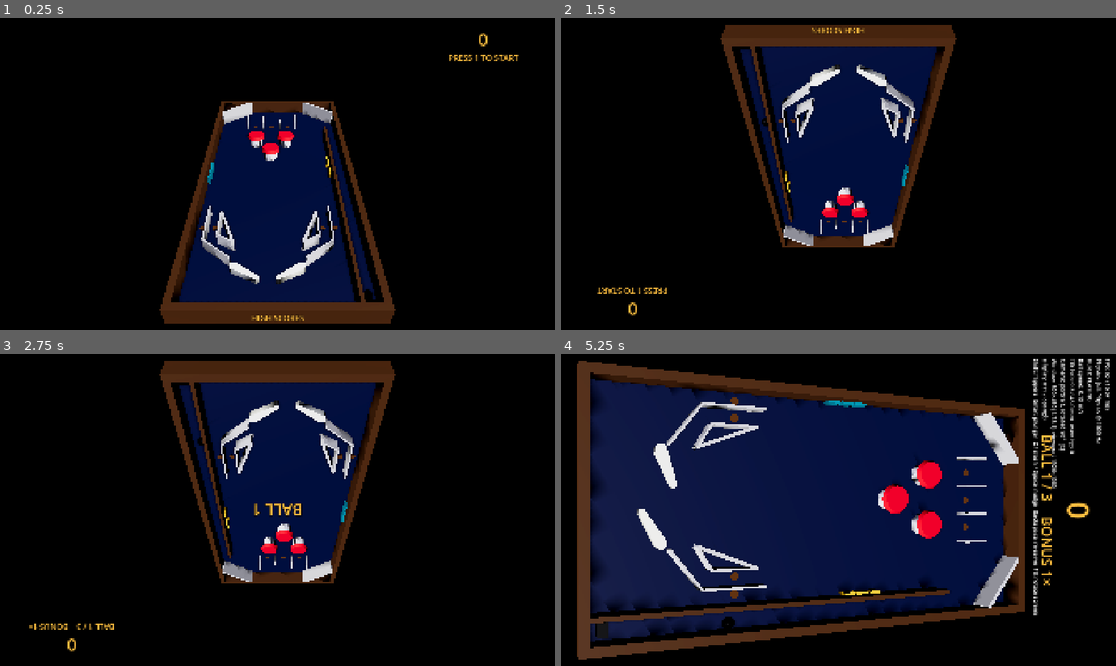
Above: before the commit, frames 1-4 (two rows, left to right).
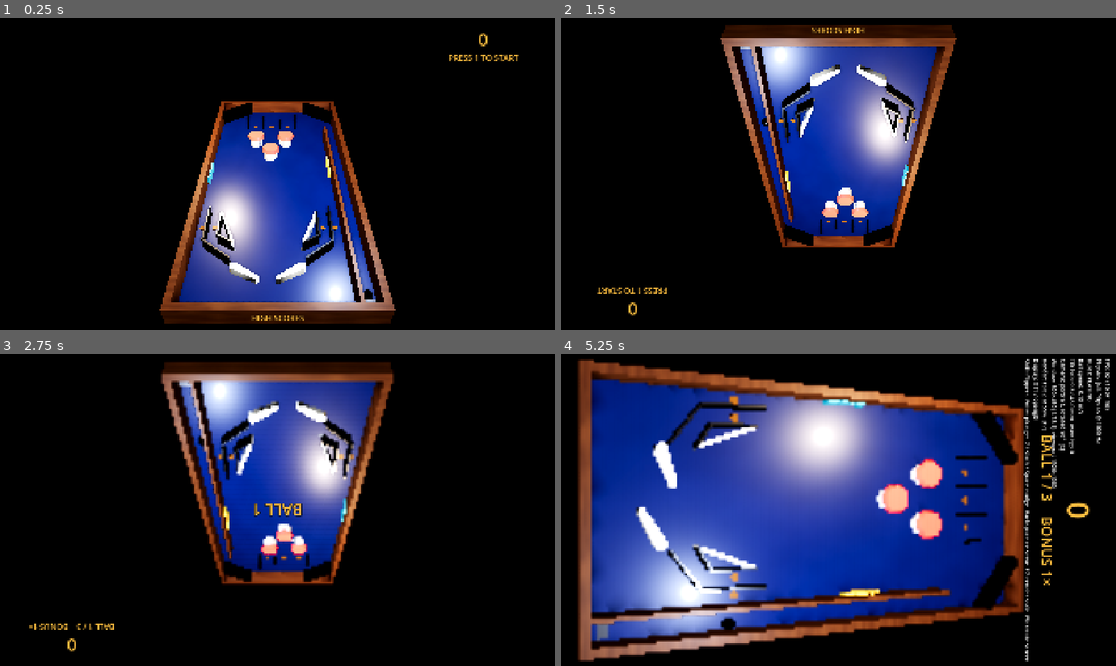
Above: after the commit, the same moments.

Repository: brnl-claude/pinball
Game: Godot game, scene res://main.tscn
The game is run twice, just before and just after one commit, with the same random seed, the same clock (stepped at 60 frames per second) and the same inputs.
Inputs (mouse positions are in pixels of both pictures, inside the frame that each line leads up to):
- Up to frame 1 (0.25 s): no input
- Up to frame 2 (1.5 s): tap Enter (plunger) at 0.5, 0.6 s; move the mouse to (960, 158) at 0.52 s; hold / (nudge_right) 0.53-1.28 s; hold F8 (rotate_screen) 0.53-1.28 s; click (960, 158) at 0.67 s; move the mouse to (727, 189) at 1.27 s; hold Shift (flipper_left) from 1.28 s (still down); tap F8 (rotate_screen) at 1.35 s
- Up to frame 3 (2.75 s): tap F7 (render_scale_next, bound only after the commit) at 1.55 s; tap 1 (start_game) at 2 s; move the mouse to (333, 441) at 2.02 s; release Shift (flipper_left) at 2.03 s; hold / (nudge_right) from 2.03 s (still down); hold F7 (render_scale_next, bound only after the commit) from 2.03 s (still down); tap Enter (plunger) at 2.3 s
- Up to frame 4 (5.25 s): move the mouse to (810, 572) at 2.77 s; release / (nudge_right) at 2.78 s; release F7 (render_scale_next, bound only after the commit) at 2.78 s; hold Space (nudge_up) 2.78-3.53 s; tap C (camera_next) at 2.85 s; click (810, 572) at 2.92 s; tap F8 (rotate_screen) at 3.05, 4.35 s; move the mouse to (1005, 556) at 3.52 s; hold F7 (render_scale_next, bound only after the commit) 3.53-4.28 s; hold Shift (flipper_left) from 3.53 s (still down); tap Enter (plunger) at 3.6, 4.55 s; tap F3 (toggle_debug) at 4.15 s; move the mouse to (672, 463) at 4.27 s; move the mouse to (866, 510) at 5.02 s; hold F8 (rotate_screen) from 5.03 s (still down); tap 1 (start_game) at 5.1 s; click (866, 510) at 5.17 s

The runs differ from the first frame. In frame 1, 21% of the frame differs, in the area x 28-72%, y 26-98%; in frame 2, 21%; in frame 3, 21%; in frame 4, 64%, in the area x 2-88%, y 1-99%.

Commit message:
Phase 5d: graphics pass
- TableMaterials builds PBR finishes in code: clear-coated playfield,
  wood-grain cabinet walls, polished steel guides, matte rubbers and glossy
  plastic. Walls take a finish; the table scene sets one per part.
- Chrome ball (metallic, roughness 0.04, more segments) with a
  box-projected reflection probe over the table.
- Lit and flashing lamps go above the glow's HDR threshold so inserts bloom.
- Warm and cool fill lights, SSIL and a touch of bloom.
- F7 render scale: native or AMD FSR 2 at 77/67/59/50%, saved with the
  other display settings and shown in the debug overlay.

Co-Authored-By: Claude Opus 5.5 <noreply@anthropic.com>
Claude-Session: https://claude.ai/code/session_017ht4tVgg5fmbzWLLk4UKiL

Diff:
--- a/core/display_settings.gd
+++ b/core/display_settings.gd
@@ -4,29 +4,70 @@
 ## knowing. The content is rotated clockwise by `screen_rotation` degrees:
 ## use 90 when the monitor's top edge points left, 270 when it points right.
 ## F8 cycles through 0, 90, 180 and 270.
+##
+## Render scale: the 3D view can render at a lower resolution and be
+## upscaled with AMD FSR 2, which keeps 120 fps reachable at 7680×2160.
+## F7 cycles through the steps in RENDER_SCALES; 100% renders natively.
 
 signal changed
 
 const PATH := "user://settings.cfg"
+## Native, then FSR 2 "ultra quality", "quality", "balanced", "performance".
+const RENDER_SCALES := [1.0, 0.77, 0.67, 0.59, 0.5]
 
 var screen_rotation := 0
+var render_scale := 1.0
 
 
 func _ready() -> void:
 	var config := ConfigFile.new()
 	if config.load(PATH) == OK:
 		screen_rotation = ScreenRotation.normalize(int(config.get_value("display", "screen_rotation", 0)))
+		render_scale = clampf(float(config.get_value("display", "render_scale", 1.0)), 0.25, 1.0)
+	apply_render_scale()
 
 
 func _unhandled_input(event: InputEvent) -> void:
 	if event.is_action_pressed("rotate_screen"):
 		set_screen_rotation(screen_rotation + 90)
+	elif event.is_action_pressed("render_scale_next"):
+		var index := RENDER_SCALES.find(render_scale)
+		set_render_scale(RENDER_SCALES[(index + 1) % RENDER_SCALES.size()])
 
 
 func set_screen_rotation(degrees: int) -> void:
 	screen_rotation = ScreenRotation.normalize(degrees)
 	changed.emit()
+	_save()
+
+
+func set_render_scale(value: float) -> void:
+	render_scale = clampf(value, 0.25, 1.0)
+	apply_render_scale()
+	changed.emit()
+	_save()
+
+
+## Native rendering at 100%, FSR 2 upscaling below it.
+func apply_render_scale() -> void:
+	var viewport := get_viewport()
+	if viewport == null:
+		return
+	if render_scale >= 1.0:
+		viewport.scaling_3d_mode = Viewport.SCALING_3D_MODE_BILINEAR
+		viewport.scaling_3d_scale = 1.0
+	else:
+		viewport.scaling_3d_mode = Viewport.SCALING_3D_MODE_FSR2
+		viewport.scaling_3d_scale = render_scale
+
+
+func render_scale_name() -> String:
+	return "native" if render_scale >= 1.0 else "FSR 2 at %d%%" % roundi(render_scale * 100.0)
+
+
+func _save() -> void:
 	var config := ConfigFile.new()
 	config.load(PATH)
 	config.set_value("display", "screen_rotation", screen_rotation)
+	config.set_value("display", "render_scale", render_scale)
 	config.save(PATH)
--- a/core/input_actions.gd
+++ b/core/input_actions.gd
@@ -33,6 +33,7 @@
 	"camera_next": [{"key": KEY_C}],
 	"toggle_debug": [{"key": KEY_F3}],
 	"rotate_screen": [{"key": KEY_F8}],
+	"render_scale_next": [{"key": KEY_F7}],
 }
 
 
--- a/main.tscn
+++ b/main.tscn
@@ -20,7 +20,9 @@
 sky = SubResource("Sky_1")
 tonemap_mode = 3
 glow_enabled = true
+glow_bloom = 0.04
 ssao_enabled = true
+ssil_enabled = true
 ssr_enabled = true
 
 [node name="Main" type="Node3D"]
@@ -31,6 +33,23 @@
 [node name="Sun" type="DirectionalLight3D" parent="."]
 transform = Transform3D(0.866025, -0.353553, 0.353553, 0, 0.707107, 0.707107, -0.5, -0.612372, 0.612372, 0, 2, 0)
 shadow_enabled = true
+
+[node name="FillLightLeft" type="OmniLight3D" parent="."]
+transform = Transform3D(1, 0, 0, 0, 1, 0, 0, 0, 1, -0.22, 0.35, -0.15)
+light_color = Color(1, 0.88, 0.72, 1)
+light_energy = 0.5
+omni_range = 1.2
+
+[node name="FillLightRight" type="OmniLight3D" parent="."]
+transform = Transform3D(1, 0, 0, 0, 1, 0, 0, 0, 1, 0.22, 0.35, 0.25)
+light_color = Color(0.78, 0.86, 1, 1)
+light_energy = 0.4
+omni_range = 1.2
+
+[node name="ReflectionProbe" type="ReflectionProbe" parent="."]
+transform = Transform3D(1, 0, 0, 0, 1, 0, 0, 0, 1, 0, 0.15, 0)
+size = Vector3(0.8, 0.4, 1.4)
+box_projection = true
 
 [node name="Table" parent="." instance=ExtResource("3_table")]
 
--- a/table_parts/ball.gd
+++ b/table_parts/ball.gd
@@ -104,11 +104,9 @@
 	var mesh := SphereMesh.new()
 	mesh.radius = radius
 	mesh.height = radius * 2.0
-	var chrome := StandardMaterial3D.new()
-	chrome.albedo_color = Color(0.85, 0.85, 0.88)
-	chrome.metallic = 1.0
-	chrome.roughness = 0.08
-	mesh.material = chrome
+	mesh.radial_segments = 48
+	mesh.rings = 24
+	mesh.material = TableMaterials.chrome()
 	_mesh_node.mesh = mesh
 
 
--- a/table_parts/lamp_fx.gd
+++ b/table_parts/lamp_fx.gd
@@ -1,8 +1,9 @@
 class_name LampFx
 ## Helpers for lighting up part materials (inserts, caps, rubbers).
 
-const LIT_ENERGY := 1.6
-const FLASH_ENERGY := 4.0
+## Emission above 1.0 passes the glow's HDR threshold, so lit inserts bloom.
+const LIT_ENERGY := 2.5
+const FLASH_ENERGY := 6.0
 
 
 ## Makes a material glow briefly, then fade back to its lit/unlit level.
--- a/table_parts/pop_bumper.gd
+++ b/table_parts/pop_bumper.gd
@@ -74,8 +74,7 @@
 	body.top_radius = radius
 	body.bottom_radius = radius
 	body.height = 0.04
-	var body_material := StandardMaterial3D.new()
-	body_material.albedo_color = Color(0.92, 0.92, 0.95)
+	var body_material := TableMaterials.make(TableMaterials.Finish.PLASTIC, Color(0.92, 0.92, 0.95))
 	body.material = body_material
 	_body_mesh.mesh = body
 	_body_mesh.position.y = 0.02
@@ -84,9 +83,7 @@
 	cap.top_radius = cap_radius * 0.85
 	cap.bottom_radius = cap_radius
 	cap.height = 0.012
-	_cap_material = StandardMaterial3D.new()
-	_cap_material.albedo_color = cap_color
-	_cap_material.roughness = 0.3
+	_cap_material = TableMaterials.make(TableMaterials.Finish.PLASTIC, cap_color)
 	cap.material = _cap_material
 	_cap_mesh.mesh = cap
 	_cap_mesh.position.y = 0.046
--- a/table_parts/rollover.gd
+++ b/table_parts/rollover.gd
@@ -50,8 +50,7 @@
 	mesh.top_radius = 0.009
 	mesh.bottom_radius = 0.009
 	mesh.height = 0.001
-	_insert_material = StandardMaterial3D.new()
-	_insert_material.albedo_color = lamp_color.darkened(0.6)
+	_insert_material = TableMaterials.make(TableMaterials.Finish.PLASTIC, lamp_color.darkened(0.6))
 	mesh.material = _insert_material
 	insert.mesh = mesh
 	insert.position.y = 0.0006
--- /dev/null
+++ b/table_parts/table_materials.gd
@@ -0,0 +1,104 @@
+@tool
+class_name TableMaterials
+## PBR surface finishes for table parts, built in code so the project needs
+## no texture assets yet. Textures are procedural and shared between parts.
+
+enum Finish {
+	## Painted wood or plastic: plain, fairly rough.
+	PAINTED,
+	## Clear-coated playfield: base colour with a glossy lacquer on top.
+	PLAYFIELD,
+	## Wooden cabinet side: wood grain, satin.
+	WOOD,
+	## Polished steel guides and rails.
+	METAL,
+	## Rubber rings and slingshot rubbers: matte.
+	RUBBER,
+	## Translucent plastic (inserts, caps).
+	PLASTIC,
+}
+
+static var _wood_texture: NoiseTexture2D
+static var _playfield_texture: NoiseTexture2D
+
+
+static func make(finish: Finish, color: Color) -> StandardMaterial3D:
+	var material := StandardMaterial3D.new()
+	material.albedo_color = color
+	match finish:
+		Finish.PLAYFIELD:
+			material.albedo_texture = _playfield_noise()
+			material.roughness = 0.35
+			material.clearcoat_enabled = true
+			material.clearcoat = 1.0
+			material.clearcoat_roughness = 0.05
+		Finish.WOOD:
+			material.albedo_texture = _wood_noise()
+			material.roughness = 0.45
+			material.uv1_triplanar = true
+			material.uv1_scale = Vector3(4.0, 4.0, 4.0)
+		Finish.METAL:
+			material.metallic = 1.0
+			material.roughness = 0.22
+			material.metallic_specular = 0.6
+		Finish.RUBBER:
+			material.roughness = 0.85
+			material.metallic_specular = 0.3
+		Finish.PLASTIC:
+			material.roughness = 0.2
+			material.clearcoat_enabled = true
+			material.clearcoat = 0.6
+			material.rim_enabled = true
+			material.rim = 0.25
+		_:
+			material.roughness = 0.55
+	return material
+
+
+## A polished steel ball: fully metallic and nearly smooth, so it mirrors
+## the reflection probe around the table.
+static func chrome() -> StandardMaterial3D:
+	var material := StandardMaterial3D.new()
+	material.albedo_color = Color(0.9, 0.9, 0.92)
+	material.metallic = 1.0
+	material.roughness = 0.04
+	material.metallic_specular = 0.7
+	return material
+
+
+## Subtle mottling so the lacquered playfield does not look like flat paint.
+static func _playfield_noise() -> NoiseTexture2D:
+	if _playfield_texture == null:
+		var noise := FastNoiseLite.new()
+		noise.frequency = 0.02
+		noise.fractal_octaves = 3
+		_playfield_texture = NoiseTexture2D.new()
+		_playfield_texture.noise = noise
+		_playfield_texture.width = 512
+		_playfield_texture.height = 512
+		_playfield_texture.seamless = true
+		_playfield_texture.color_ramp = _ramp(Color(0.86, 0.86, 0.9), Color(1.0, 1.0, 1.0))
+	return _playfield_texture
+
+
+## Long, stretched noise reads as wood grain.
+static func _wood_noise() -> NoiseTexture2D:
+	if _wood_texture == null:
+		var noise := FastNoiseLite.new()
+		noise.noise_type = FastNoiseLite.TYPE_SIMPLEX
+		noise.frequency = 0.01
+		noise.fractal_octaves = 4
+		_wood_texture = NoiseTexture2D.new()
+		_wood_texture.noise = noise
+		_wood_texture.width = 256
+		_wood_texture.height = 1024
+		_wood_texture.seamless = true
+		_wood_texture.color_ramp = _ramp(Color(0.62, 0.5, 0.4), Color(1.0, 0.92, 0.82))
+	return _wood_texture
+
+
+static func _ramp(dark: Color, light: Color) -> Gradient:
+	var gradient := Gradient.new()
+	gradient.set_color(0, dark)
+	gradient.set_color(1, light)
+	return gradient
--- a/table_parts/wall.gd
+++ b/table_parts/wall.gd
@@ -15,6 +15,11 @@
 @export var color := Color(0.55, 0.55, 0.6):
 	set(value):
 		color = value
+		_rebuild()
+## Surface finish of the visible mesh (see TableMaterials).
+@export var finish := TableMaterials.Finish.PAINTED:
+	set(value):
+		finish = value
 		_rebuild()
 @export_range(0.0, 1.0) var friction := 0.3:
 	set(value):
@@ -60,8 +65,6 @@
 	_mesh_node.visible = show_mesh
 	var mesh := BoxMesh.new()
 	mesh.size = size
-	surface_material = StandardMaterial3D.new()
-	surface_material.albedo_color = color
-	surface_material.roughness = 0.6
+	surface_material = TableMaterials.make(finish, color)
 	mesh.material = surface_material
 	_mesh_node.mesh = mesh
--- a/tables/proto_table/proto_table.tscn
+++ b/tables/proto_table/proto_table.tscn
@@ -23,6 +23,7 @@
 script = ExtResource("2_wall")
 size = Vector3(0.51, 0.02, 1.07)
 color = Color(0.08, 0.12, 0.3, 1)
+finish = 1
 bounce = 0.0
 
 [node name="WallLeft" type="StaticBody3D" parent="."]
@@ -30,24 +31,28 @@
 script = ExtResource("2_wall")
 size = Vector3(0.02, 0.06, 1.11)
 color = Color(0.35, 0.22, 0.12, 1)
+finish = 2
 
 [node name="WallRight" type="StaticBody3D" parent="."]
 position = Vector3(0.265, 0.03, 0)
 script = ExtResource("2_wall")
 size = Vector3(0.02, 0.06, 1.11)
 color = Color(0.35, 0.22, 0.12, 1)
+finish = 2
 
 [node name="WallTop" type="StaticBody3D" parent="."]
 position = Vector3(0, 0.03, -0.545)
 script = ExtResource("2_wall")
 size = Vector3(0.55, 0.06, 0.02)
 color = Color(0.35, 0.22, 0.12, 1)
+finish = 2
 
 [node name="WallBottom" type="StaticBody3D" parent="."]
 position = Vector3(0, 0.03, 0.545)
 script = ExtResource("2_wall")
 size = Vector3(0.55, 0.06, 0.02)
 color = Color(0.35, 0.22, 0.12, 1)
+finish = 2
 
 [node name="Glass" type="StaticBody3D" parent="."]
 position = Vector3(0, 0.0625, 0)
@@ -61,6 +66,7 @@
 script = ExtResource("2_wall")
 size = Vector3(0.01, 0.06, 0.835)
 color = Color(0.35, 0.22, 0.12, 1)
+finish = 2
 
 [node name="TopRightArc" type="StaticBody3D" parent="."]
 position = Vector3(0.1925, 0.03, -0.4825)
@@ -68,6 +74,7 @@
 script = ExtResource("2_wall")
 size = Vector3(0.165, 0.06, 0.01)
 color = Color(0.8, 0.8, 0.82, 1)
+finish = 3
 
 [node name="TopLeftArc" type="StaticBody3D" parent="."]
 position = Vector3(-0.1925, 0.03, -0.4825)
@@ -75,18 +82,21 @@
 script = ExtResource("2_wall")
 size = Vector3(0.165, 0.06, 0.01)
 color = Color(0.8, 0.8, 0.82, 1)
+finish = 3
 
 [node name="LeftLaneDivider" type="StaticBody3D" parent="."]
 position = Vector3(-0.22, 0.02, 0.25)
 script = ExtResource("2_wall")
 size = Vector3(0.005, 0.04, 0.14)
 color = Color(0.8, 0.8, 0.82, 1)
+finish = 3
 
 [node name="RightLaneDivider" type="StaticBody3D" parent="."]
 position = Vector3(0.165, 0.02, 0.25)
 script = ExtResource("2_wall")
 size = Vector3(0.005, 0.04, 0.14)
 color = Color(0.8, 0.8, 0.82, 1)
+finish = 3
 
 [node name="LeftInlaneGuide" type="StaticBody3D" parent="."]
 position = Vector3(-0.1775, 0.02, 0.3525)
@@ -94,6 +104,7 @@
 script = ExtResource("2_wall")
 size = Vector3(0.107, 0.04, 0.005)
 color = Color(0.8, 0.8, 0.82, 1)
+finish = 3
 
 [node name="RightInlaneGuide" type="StaticBody3D" parent="."]
 position = Vector3(0.1225, 0.02, 0.3525)
@@ -101,12 +112,14 @@
 script = ExtResource("2_wall")
 size = Vector3(0.107, 0.04, 0.005)
 color = Color(0.8, 0.8, 0.82, 1)
+finish = 3
 
 [node name="LeftSlingshot" type="StaticBody3D" parent="."]
 script = ExtResource("9_sling")
 start = Vector2(-0.18, 0.2)
 end = Vector2(-0.13, 0.33)
 color = Color(0.8, 0.8, 0.82, 1)
+finish = 4
 thickness = 0.008
 bounce = 0.6
 
@@ -116,6 +129,7 @@
 start = Vector2(-0.18, 0.2)
 end = Vector2(-0.18, 0.3)
 color = Color(0.8, 0.8, 0.82, 1)
+finish = 3
 
 
 [node name="LeftSlingBottom" type="StaticBody3D" parent="."]
@@ -123,6 +137,7 @@
 start = Vector2(-0.18, 0.3)
 end = Vector2(-0.13, 0.33)
 color = Color(0.8, 0.8, 0.82, 1)
+finish = 3
 
 
 [node name="RightSlingshot" type="StaticBody3D" parent="."]
@@ -130,6 +145,7 @@
 start = Vector2(0.075, 0.33)
 end = Vector2(0.125, 0.2)
 color = Color(0.8, 0.8, 0.82, 1)
+finish = 4
 thickness = 0.008
 bounce = 0.6
 
@@ -139,6 +155,7 @@
 start = Vector2(0.125, 0.2)
 end = Vector2(0.125, 0.3)
 color = Color(0.8, 0.8, 0.82, 1)
+finish = 3
 
 
 [node name="RightSlingBottom" type="StaticBody3D" parent="."]
@@ -146,6 +163,7 @@
 start = Vector2(0.125, 0.3)
 end = Vector2(0.075, 0.33)
 color = Color(0.8, 0.8, 0.82, 1)
+finish = 3
 
 
 [node name="TopLaneGuide1" type="StaticBody3D" parent="."]
@@ -153,6 +171,7 @@
 start = Vector2(-0.137, -0.44)
 end = Vector2(-0.137, -0.37)
 color = Color(0.8, 0.8, 0.82, 1)
+finish = 3
 
 
 [node name="TopLaneGuide2" type="StaticBody3D" parent="."]
@@ -160,6 +179,7 @@
 start = Vector2(-0.064, -0.44)
 end = Vector2(-0.064, -0.37)
 color = Color(0.8, 0.8, 0.82, 1)
+finish = 3
 
 
 [node name="TopLaneGuide3" type="StaticBody3D" parent="."]
@@ -167,6 +187,7 @@
 start = Vector2(0.009, -0.44)
 end = Vector2(0.009, -0.37)
 color = Color(0.8, 0.8, 0.82, 1)
+finish = 3
 
 
 [node name="TopLaneGuide4" type="StaticBody3D" parent="."]
@@ -174,6 +195,7 @@
 start = Vector2(0.082, -0.44)
 end = Vector2(0.082, -0.37)
 color = Color(0.8, 0.8, 0.82, 1)
+finish = 3
 
 
 [node name="PopBumper1" type="StaticBody3D" parent="."]
@@ -193,6 +215,7 @@
 script = ExtResource("11_standup")
 size = Vector3(0.006, 0.03, 0.028)
 color = Color(0.15, 0.55, 0.65, 1)
+finish = 5
 bounce = 0.2
 
 [node name="StandupTarget2" type="StaticBody3D" parent="."]
@@ -200,6 +223,7 @@
 script = ExtResource("11_standup")
 size = Vector3(0.006, 0.03, 0.028)
 color = Color(0.15, 0.55, 0.65, 1)
+finish = 5
 bounce = 0.2
 
 [node name="StandupTarget3" type="StaticBody3D" parent="."]
@@ -207,6 +231,7 @@
 script = ExtResource("11_standup")
 size = Vector3(0.006, 0.03, 0.028)
 color = Color(0.15, 0.55, 0.65, 1)
+finish = 5
 bounce = 0.2
 
 [node name="DropTargetBank" type="Node3D" parent="."]
@@ -217,6 +242,7 @@
 script = ExtResource("12_drop")
 size = Vector3(0.006, 0.03, 0.028)
 color = Color(0.95, 0.75, 0.1, 1)
+finish = 5
 bounce = 0.2
 
 [node name="DropTarget2" type="StaticBody3D" parent="DropTargetBank"]
@@ -224,6 +250,7 @@
 script = ExtResource("12_drop")
 size = Vector3(0.006, 0.03, 0.028)
 color = Color(0.95, 0.75, 0.1, 1)
+finish = 5
 bounce = 0.2
 
 [node name="DropTarget3" type="StaticBody3D" parent="DropTargetBank"]
@@ -231,6 +258,7 @@
 script = ExtResource("12_drop")
 size = Vector3(0.006, 0.03, 0.028)
 color = Color(0.95, 0.75, 0.1, 1)
+finish = 5
 bounce = 0.2
 
 [node name="TopLaneRollover1" type="Area3D" parent="."]
--- a/tests/smoke_test.gd
+++ b/tests/smoke_test.gd
@@ -48,6 +48,7 @@
 		_expect(get_nodes_in_group("balls").size() == 1, "main scene must contain one ball")
 		_check_camera_framing()
 		_check_layout_profiles()
+		_check_graphics()
 	if _failures.is_empty():
 		print("SMOKE TEST OK")
 		quit(0)
@@ -124,6 +125,36 @@
 	settings.call("set_screen_rotation", saved)
 
 
+## Graphics pass: PBR finishes, chrome ball, reflection probe and FSR 2.
+func _check_graphics() -> void:
+	var playfield = _main.get_node("Table/Playfield")
+	var playfield_material: StandardMaterial3D = playfield.get("surface_material")
+	_expect(playfield_material != null and playfield_material.clearcoat_enabled,
+			"the playfield has a clear-coated finish")
+	var ball: Ball = get_nodes_in_group("balls")[0]
+	var ball_mesh: SphereMesh = null
+	for child in ball.get_children():
+		if child is MeshInstance3D:
+			ball_mesh = child.mesh as SphereMesh
+	var chrome: StandardMaterial3D = (ball_mesh.material as StandardMaterial3D) if ball_mesh else null
+	_expect(chrome != null and chrome.metallic == 1.0 and chrome.roughness < 0.1,
+			"the ball is polished chrome")
+	_expect(_main.get_node_or_null("ReflectionProbe") is ReflectionProbe,
+			"the main scene has a reflection probe over the table")
+
+	var settings := root.get_node_or_null("DisplaySettings")
+	if settings == null:
+		return
+	var saved: float = settings.get("render_scale")
+	settings.call("set_render_scale", 0.67)
+	_expect(root.scaling_3d_mode == Viewport.SCALING_3D_MODE_FSR2 and is_equal_approx(root.scaling_3d_scale, 0.67),
+			"a render scale below 100% upscales with FSR 2")
+	settings.call("set_render_scale", 1.0)
+	_expect(root.scaling_3d_mode != Viewport.SCALING_3D_MODE_FSR2 and root.scaling_3d_scale == 1.0,
+			"100% renders natively")
+	settings.call("set_render_scale", saved)
+
+
 func _expect(condition: bool, message: String) -> void:
 	if not condition:
 		_failures.append(message)
--- a/ui/debug_overlay.gd
+++ b/ui/debug_overlay.gd
@@ -59,9 +59,12 @@
 	lines.append("Window: %d×%d (%.2f:1)  viewport %d×%d" % [
 		window_size.x, window_size.y, aspect, size.x, size.y,
 	])
+	var settings := get_node_or_null("/root/DisplaySettings")
+	if settings:
+		lines.append("Render: %s  [F7]" % settings.call("render_scale_name"))
 	lines.append("Display: %s / %s" % [
 		DisplayServer.get_name(),
 		RenderingServer.get_current_rendering_driver_name(),
 	])
-	lines.append("Shift: flippers  Enter: plunger  Z / slash / Space: nudge  Backspace: re-serve  F8: rotate screen")
+	lines.append("Shift: flippers  Enter: plunger  Z / slash / Space: nudge  Backspace: re-serve  F7: render scale  F8: rotate screen")
 	return "\n".join(lines)
Not shown, added: table_parts/table_materials.gd.uid
